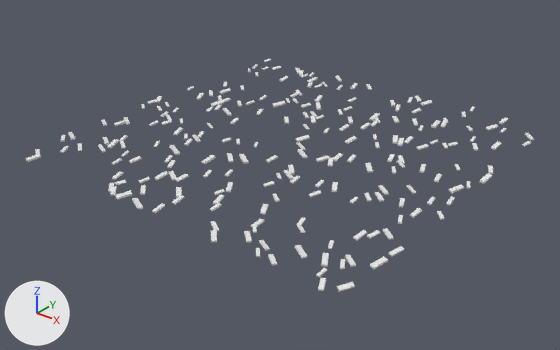
Renders of the FBX model Snowman-Run/Assets/Materials23/3dModels/confetti-bot-3-all.fbx from each side of a commit.
The view is the same before and after, from a 50 mm lens placed at (5.71, -7.41, 4.01), pointed at (0.0, -0.27, -0.41). The lights are fixed; the arrows at lower left show +X, +Y and +Z. Where no turn or scale is listed for an object, it has been applied to the vertices.

The first picture shows 'xpScatter_1'.
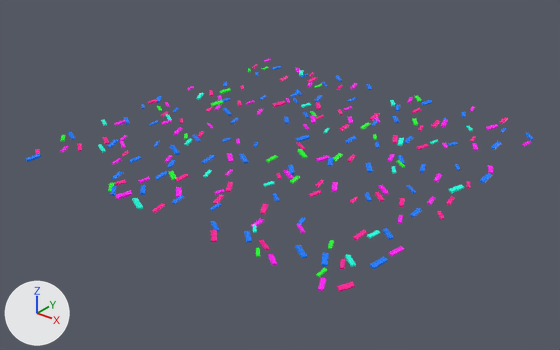
Pixel boxes [x1, y1, x2, y2] of what changed, in the pictures (560 x 350 px):
part 1 of me_mesh, recoloured (white to blue)
    both: [25, 66, 534, 269]
part 2 of me_mesh, recoloured (white to pink)
    both: [60, 59, 531, 291]
part 3 of me_mesh, recoloured (white to pink)
    both: [35, 64, 508, 292]
part 4 of me_mesh, recoloured (white to cyan)
    both: [98, 93, 274, 233]
part 5 of me_mesh, recoloured (white to cyan)
    both: [301, 103, 473, 193]
part 6 of me_mesh, recoloured
    both: [345, 230, 380, 267]
part 7 of me_mesh, recoloured (white to green)
    both: [108, 96, 421, 192]
part 8 of me_mesh, recoloured
    both: [157, 67, 269, 111]
part 9 of me_mesh, recoloured
    both: [255, 240, 334, 277]

What changed in the scene script:
```text
Add mat_4:
    mat_4 = principled_material('4')
    mat_4.base_color = (0.0, 1.0, 0.75)  # cyan #00ffe1
    mat_4.roughness = 0.434
Add mat_1:
    mat_1 = principled_material('1')
    mat_1.base_color = (0.0, 0.2, 1.0)  # blue #007cff
    mat_1.roughness = 0.434
Add mat_5:
    mat_5 = principled_material('5')
    mat_5.base_color = (0.0, 1.0, 0.0167)  # green #00ff23
    mat_5.roughness = 0.434
Add mat_3:
    mat_3 = principled_material('3')
    mat_3.base_color = (1.0, 0.0, 0.317)  # pink #ff0099
    mat_3.roughness = 0.434
Add mat_2:
    mat_2 = principled_material('2')
    mat_2.base_color = (1.0, 0.0, 0.917)  # pink #ff00f5
    mat_2.roughness = 0.434
Change me_mesh:
    where me_mesh.from_pydata(...)  # 1768 vertices, 1326 faces; spans x -2.55..2.55, y -2.57..2.56, z -0.04..0.04
    used by ob_xpscatter_1; location = (0.0, 0.0, 0.0)
    me_mesh part 1: 438 of the faces centred in x -2.53..2.51, y -2.55..2.44, z -0.02..0.02 switch from no material to mat_1 (blue #007cff)
    me_mesh part 2: 318 of the faces centred in x -2.48..2.53, y -2.56..2.55, z -0.02..0.02 switch from no material to mat_2 (pink #ff00f5)
    me_mesh part 3: 312 of the faces centred in x -2.52..2.53, y -2.54..2.42, z -0.02..0.02 switch from no material to mat_3 (pink #ff0099)
    me_mesh part 4: 54 of the faces centred in x -2.45..1.16, y -2.51..0.51, z -0.02..0.02 switch from no material to mat_4 (cyan #00ffe1)
    me_mesh part 5: 42 of the faces centred in x -0.66..2.36, y -0.04..1.83, z -0.01..0.01 switch from no material to mat_4 (cyan #00ffe1)
    me_mesh part 6: 12 of the faces centred in x 2.13..2.31, y -2.03..-1.36, z -0.01..0.01 switch from no material to mat_4 (cyan #00ffe1)
    me_mesh part 7: 78 of the faces centred in x -1.21..1.54, y -2.45..2.43, z -0.02..0.02 switch from no material to mat_5 (green #00ff23)
    me_mesh part 8: 30 of the faces centred in x -2.37..-1.65, y -0.33..2.12, z -0.01..0.01 switch from no material to mat_5 (green #00ff23)
    me_mesh part 9: 18 of the faces centred in x 1.41..2.17, y -2.47..-1.81, z -0.01..0.01 switch from no material to mat_5 (green #00ff23)
```
